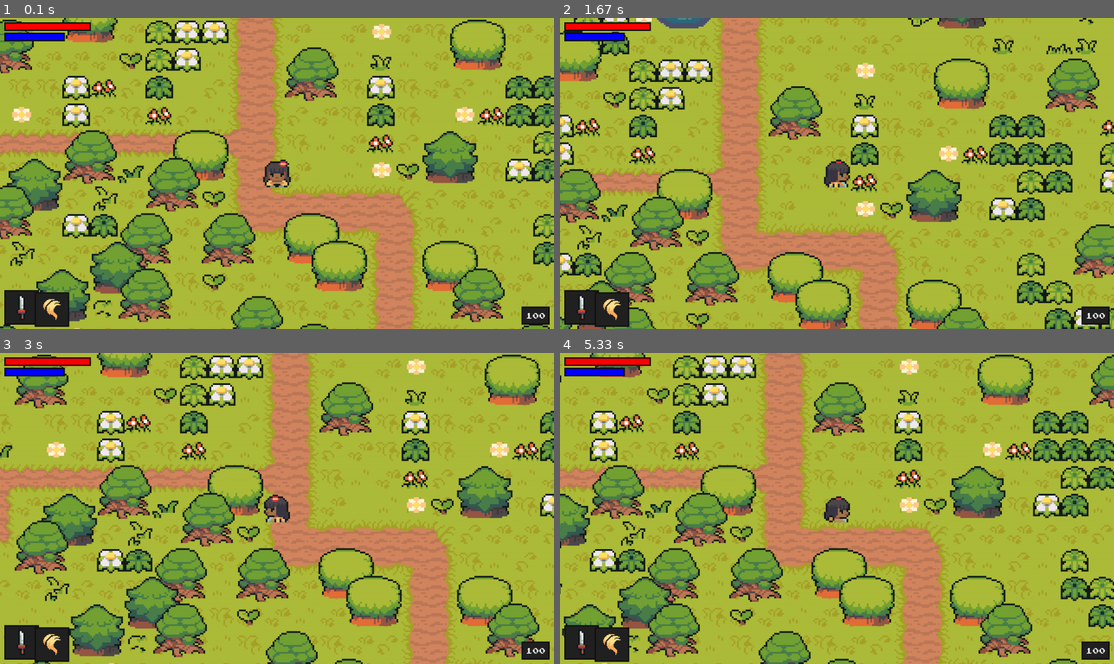
Above: before the commit, frames 1-4 (two rows, left to right).
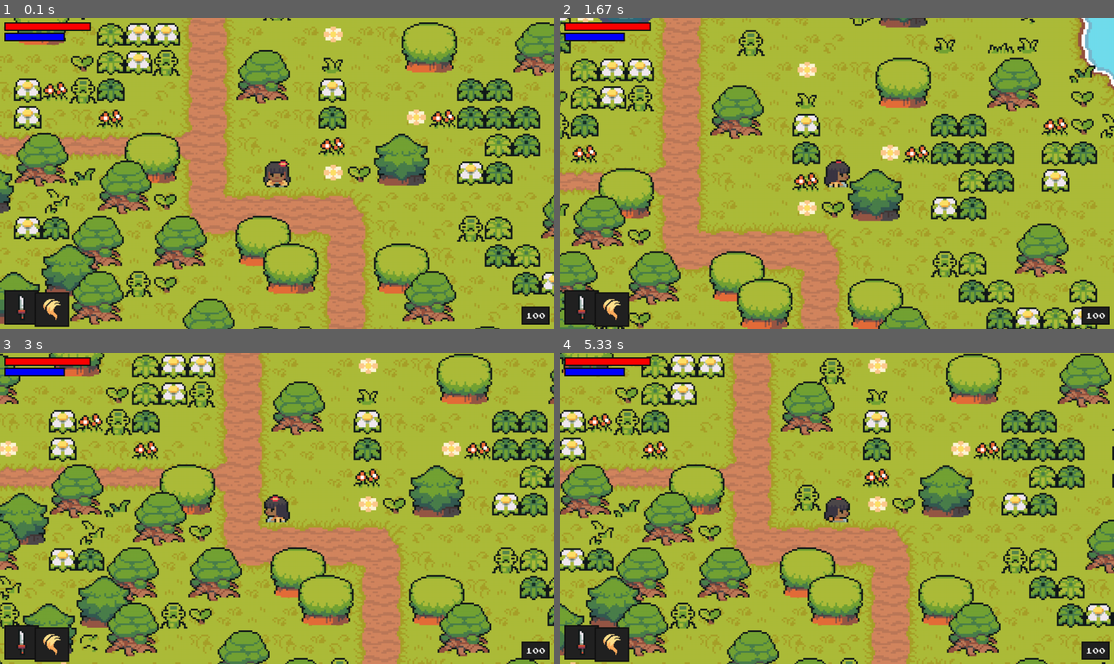
Above: after the commit, the same moments.

Repository: M1estere/Pygame_Project
Game: pygame game, started from code/main.py
Two runs of this game, one before a commit and one after it. Both use one fixed random seed, a clock stepped at 60 frames per second and the inputs below.
Inputs:
- Up to frame 1 (0.1 s): no input
- Up to frame 2 (1.67 s): hold Right 0.33-0.8 s; hold Up 0.83-1.13 s; hold Right 1.17-1.63 s
- Up to frame 3 (3 s): hold Left 1.67-2.2 s; hold Down 2.23-2.53 s; hold Left 2.57-2.97 s
- Up to frame 4 (5.33 s): hold Up 3-3.37 s; hold Right 3.4-4.03 s; hold Down 4.07-4.43 s; hold Left 4.47-4.93 s; hold Right from 4.97 s (still down)

The runs differ from the first frame. In frame 1, 62% of the frame differs, in the area x 0-100%, y 0-100%; in frame 2, 57%; in frame 3, 61%; in frame 4, 56%.

Commit message:
Enemies basic logic

Diff:
--- a/code/creature.py
+++ b/code/creature.py
@@ -3,6 +3,9 @@
 class Creature(pygame.sprite.Sprite):
 	def __init__(self, groups):
 		super().__init__(groups)
+		self.frame_index = 0
+		self.animation_speed = 0.15
+		self.direction = pygame.math.Vector2()
 
 	def movement(self, speed):
 		if self.direction.magnitude() != 0:
--- /dev/null
+++ b/code/enemy.py
@@ -0,0 +1,83 @@
+import pygame
+
+from settings import *
+
+from creature import Creature
+from support import import_folder
+
+class Enemy(Creature):
+    def __init__(self, enemy_name, pos, groups, obstacles):
+        super().__init__(groups)
+
+        self.sprite_type = 'enemy'
+
+        self.import_graphics(enemy_name)
+        self.status = 'idle'
+
+        self.image = self.animations[self.status][self.frame_index]
+        self.rect = self.image.get_rect(topleft = pos)
+
+        self.hitbox = self.rect.inflate(0, -10)
+
+        self.obstacles = obstacles
+
+        self.monster_name = enemy_name
+        monster_info = monster_data[self.monster_name]
+
+        self.health = monster_info['health']
+        self.exp = monster_info['exp']
+        self.speed = monster_info['speed']
+
+        self.attack_damage = monster_info['damage']
+        self.resistance = monster_info['resistance']
+
+        self.attack_radius = monster_info['attack_radius']
+        self.notice_radius = monster_info['notice_radius']
+
+        self.attack_type = monster_info['attack_type']
+
+    def import_graphics(self, name):
+        self.animations = {'idle': [], 'move': [], 'attack': []}
+
+        main_path = f'../graphics/monsters/{name}/'
+
+        for animation in self.animations.keys():
+            self.animations[animation] = import_folder(main_path + animation)
+
+    def get_distance_direction_player(self, player):
+        enemy_vector = pygame.math.Vector2(self.rect.center)
+        player_vector = pygame.math.Vector2(player.rect.center)
+
+        distance = (player_vector - enemy_vector).magnitude()
+
+        if distance > 0:
+            direction = (player_vector - enemy_vector).normalize()
+        else:
+            direction = pygame.math.Vector2()
+
+        return (distance, direction)
+
+    def get_status(self, player):
+        distance = self.get_distance_direction_player(player)[0]
+
+        if distance <= self.attack_radius:
+            self.status = 'attack'
+        elif distance <= self.notice_radius:
+            self.status = 'move'
+        else:
+            self.status = 'idle'
+
+    def actions(self, player):
+        if self.status == 'attack':
+            print('enemy attack')
+        elif self.status == 'move':
+            self.direction = self.get_distance_direction_player(player)[1]
+        else:
+            self.direction = pygame.math.Vector2()
+
+    def enemy_update(self, player):
+        self.get_status(player)
+        self.actions(player)
+
+    def update(self):
+        self.movement(self.speed)
--- a/code/level.py
+++ b/code/level.py
@@ -5,6 +5,7 @@
 from player import Player
 from weapon import Weapon
 from ui import UI
+from enemy import Enemy
 
 from random import choice
 
@@ -30,6 +31,7 @@
 			'boundary': import_csv_layout('../map/map_FloorBlocks.csv'),
 			'grass': import_csv_layout('../map/map_Grass.csv'),
 			'object': import_csv_layout('../map/map_LargeObjects.csv'),
+			'entities': import_csv_layout('../map/map_Entities.csv'),
 		}
 
 		graphics = {
@@ -52,9 +54,19 @@
 						if style == 'object':
 							surf = graphics['objects'][int(col)]
 							Tile((x, y), [self.visible_sprites, self.obstacle_sprites], 'object', surf)
+						if style == 'entities':
+							if col == '394':
+								self.player = Player((x, y), [self.visible_sprites], self.obstacle_sprites, self.create_attack, self.destroy_attack, self.create_magic)
+							else:
+								if col == '390': name = 'bamboo'
+								elif col == '391': name = 'spirit'
+								elif col == '392': name = 'raccoon'
+								else: name = 'squid'
+
+								Enemy(name, (x, y), [self.visible_sprites], self.obstacle_sprites)
 
 
-		self.player = Player((2000, 1350), [self.visible_sprites], self.obstacle_sprites, self.create_attack, self.destroy_attack, self.create_magic)
+
 
 	def create_attack(self):
 		self.current_attack = Weapon(self.player, [self.visible_sprites])
@@ -73,6 +85,8 @@
 	def run(self):
 		self.visible_sprites.custom_drawing(self.player)
 		self.visible_sprites.update()
+
+		self.visible_sprites.enemy_update(self.player)
 
 		self.ui.display(self.player)
 
@@ -101,3 +115,8 @@
 			offset_pos = sprite.rect.topleft - self.offset
 
 			self.display_surface.blit(sprite.image, offset_pos)
+
+	def enemy_update(self, player):
+		enemy_sprites = [sprite for sprite in self.sprites() if hasattr(sprite, 'sprite_type') and sprite.sprite_type == 'enemy']
+		for enemy in enemy_sprites:
+			enemy.enemy_update(player)
--- a/code/player.py
+++ b/code/player.py
@@ -11,15 +11,10 @@
 		self.image = pygame.image.load('../graphics/test/player.png').convert_alpha()
 		self.rect = self.image.get_rect(topleft = pos)
 
-		self.hitbox = self.rect.inflate(0, -26)
+		self.hitbox = self.rect.inflate(-14, -26)
 
 		self.import_player_assets()
 		self.status = 'down'
-
-		self.frame_index = 0
-		self.animation_speed = 0.15
-
-		self.direction = pygame.math.Vector2()
 
 		self.obstacles = obstacles
 
